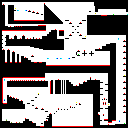
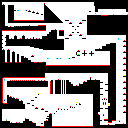
Revision of a layered 128 x 128 image; what changed, layer by layer:
painted on "图层 1" over [8, 23, 125, 124]
